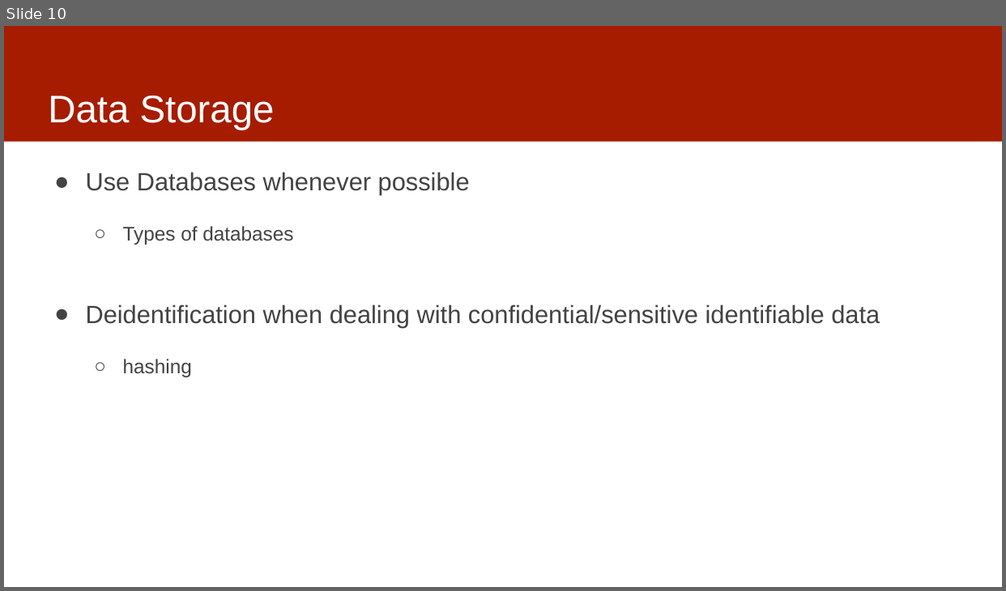
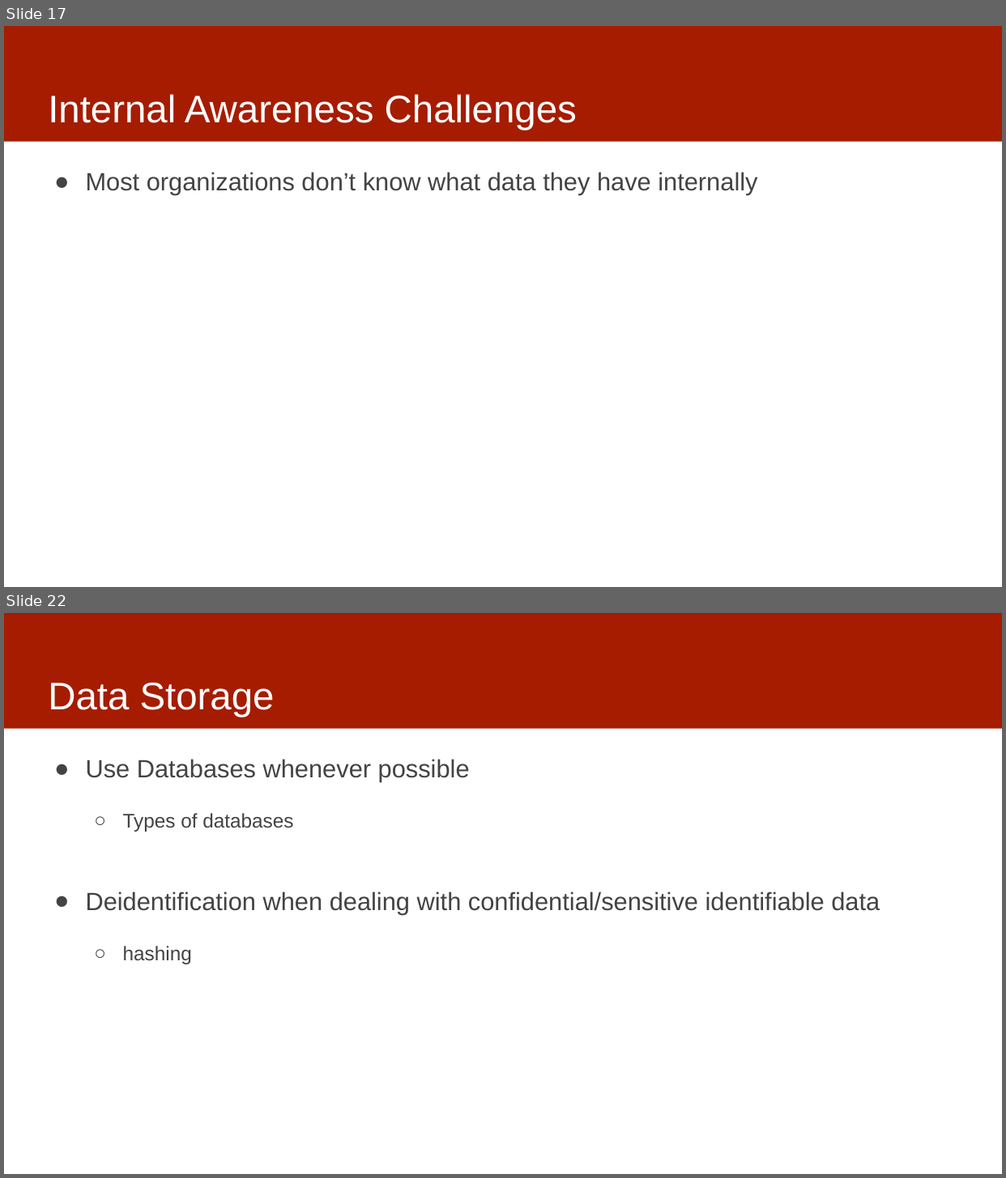
Before and after one commit to dssg/MLinPractice, a slide deck: Lectures/Lecture3-Data.pptx. Shown one above the other, each under a label of ours: slide 10 before the commit, slides 17 and 22 after it; the slides between them are not shown. The pictures are 1006x591 and 1006x1178 pixels, drawn with LibreOffice and Linux fonts; fonts in the diff are those of the drawing. Boxes give left, top, right and bottom in pixels: in the first picture for what was removed or moved away, otherwise in the second. Text is boxed around its words. In the diff, an @@ line names an element or a change of style, - is before the commit and + after.

```diff
--- a/Lectures/Lecture3-Data.pptx
+++ b/Lectures/Lecture3-Data.pptx
@@ slide 17 added at box(4, 26, 1002, 587), background #FFFFFF; not listed: 1 template element that a slide beside it also shows @@
@@ title added at box(48, 94, 577, 130), 37 pt, text #FFFFFF @@
+Internal Awareness Challenges
@@ text added at box(86, 172, 757, 195), 24 pt, text #434343 @@
+● Most organizations don’t know what data they have internally
@@ what was slide 10 is now slide 22 @@
```
Also in this commit, not shown: 2 slides changed, 12 other slides added.
